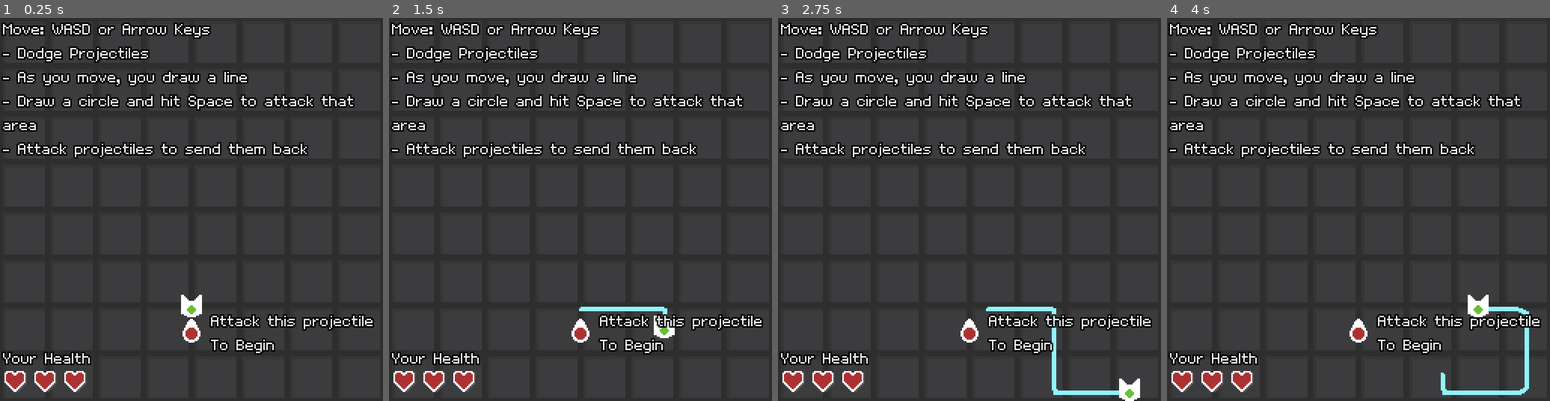
Above: before the commit, frames 1-4 (left to right).
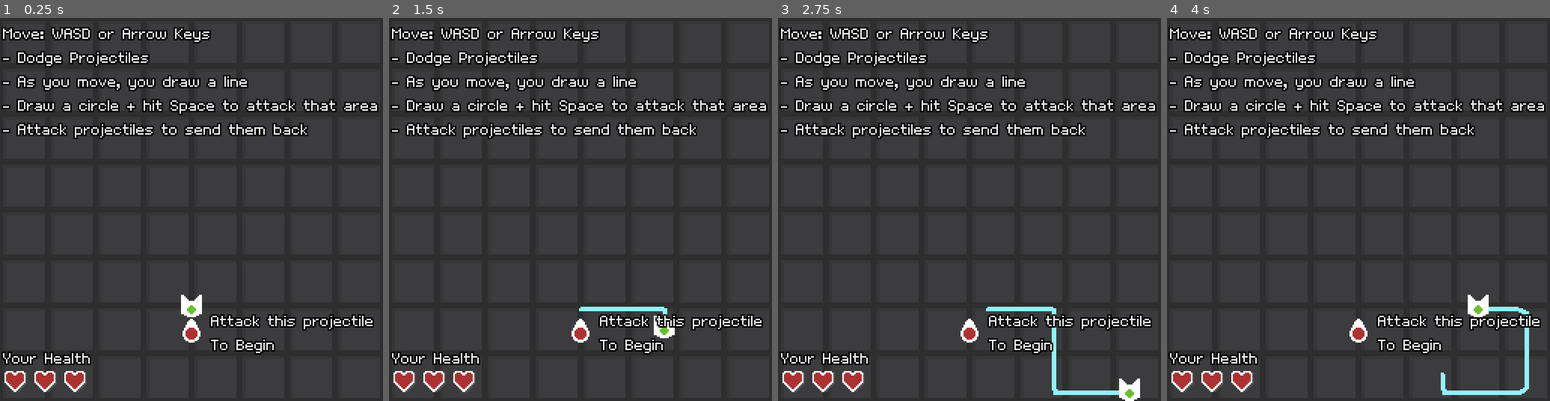
Above: after the commit, the same moments.

Repository: kennethbchen/Bullet-Wrangler-Game
Game: Godot game, scene res://Game.tscn
Same seed, same stepped clock (60 frames per second), same inputs: the game is played once before the commit and once after it.
Inputs:
- Up to frame 1 (0.25 s): no input
- Up to frame 2 (1.5 s): tap Enter at 0.5 s; hold D (Right) 0.53-1.28 s; hold Space (Attack) 0.53-1.28 s; hold S (Down) from 1.28 s (still down); tap Space (Attack) at 1.35 s
- Up to frame 3 (2.75 s): release S (Down) at 2.03 s; hold D (Right) from 2.03 s (still down); hold Space (Attack) from 2.03 s (still down)
- Up to frame 4 (4 s): release D (Right) at 2.78 s; release Space (Attack) at 2.78 s; hold W (Up) 2.78-3.53 s; tap Space (Attack) at 2.85 s; hold A (Left) from 3.53 s (still down); hold Space (Attack) from 3.53 s (still down)

The runs differ from the first frame. In frame 1, 11% of the frame differs, in the area x 0-99%, y 1-37%; in frame 2, 11%; in frame 3, 11%; in frame 4, 11%.

Commit message:
Changed tutorial text a little

Diff:
--- a/Game.tscn
+++ b/Game.tscn
@@ -96,15 +96,16 @@
 
 [node name="MainInstruction" type="Label" parent="TitleScreen/CanvasLayer"]
 offset_left = 2.0
+offset_top = 3.0
 offset_right = 256.0
-offset_bottom = 156.0
+offset_bottom = 104.0
 theme = ExtResource("2_de36d")
 text = "Move: WASD or Arrow Keys
 - Dodge Projectiles
 - As you move, you draw a line
-- Draw a circle and hit Space to attack that area
+- Draw a circle + hit Space to attack that area
 - Attack projectiles to send them back"
-autowrap_mode = 2
+autowrap_mode = 3
 
 [node name="StartInstruction" type="Label" parent="TitleScreen/CanvasLayer"]
 offset_left = 141.0
@@ -128,6 +129,7 @@
 script = ExtResource("2_xnt2p")
 
 [node name="GameOverUI" type="CanvasLayer" parent="."]
+visible = false
 
 [node name="Panel" type="Panel" parent="GameOverUI"]
 anchors_preset = 8
